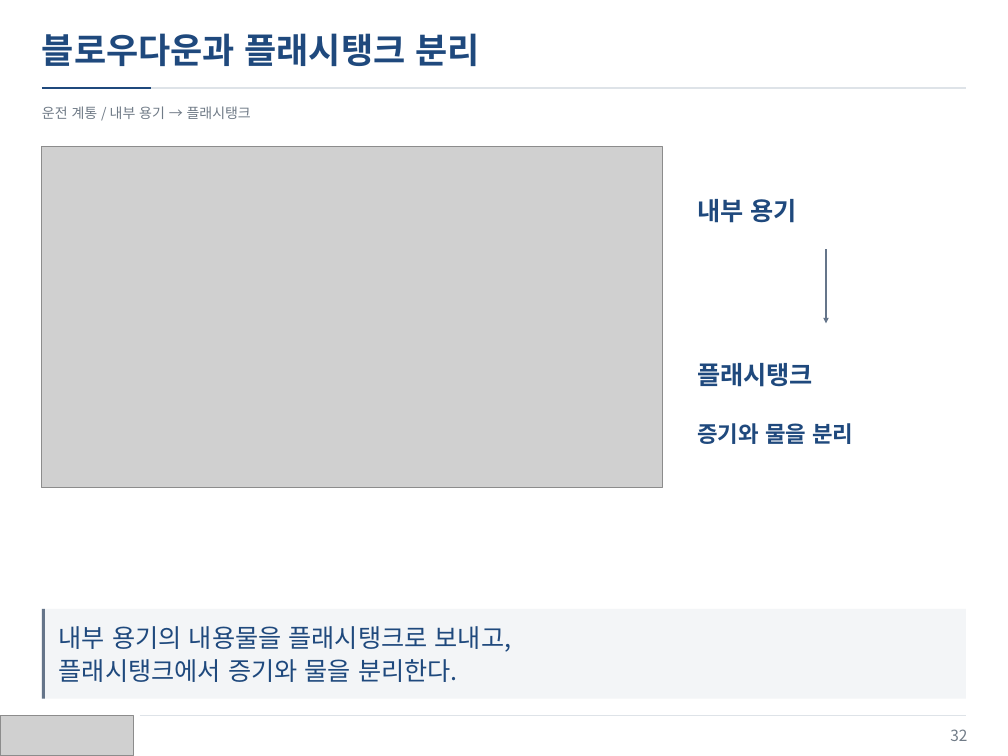
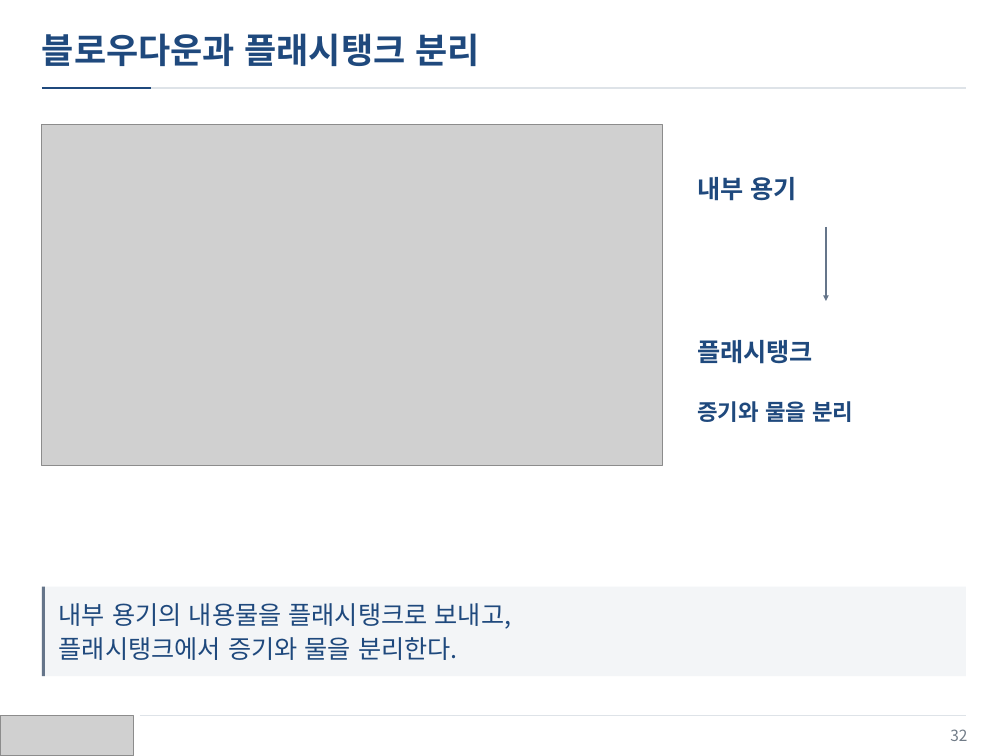
Before and after one commit to jskang5000-arch/my-PPT, a slide deck: slide 32 of KITECH_Boiler.pptx. Drawn at 1008x756 pixels with LibreOffice and Linux fonts; fonts in the diff are those of the drawing; grey boxes stand for pictures. Boxes give left, top, right and bottom in pixels: in the first picture for what was removed or moved away, otherwise in the second. Text is boxed around its words. In the diff, an @@ line names an element or a change of style, - is before the commit and + after.

Commit message:
Remove subtitles and refine spacing in 4:3 layout

```diff
--- a/KITECH_Boiler.pptx
+++ b/KITECH_Boiler.pptx
@@ text removed at (x1=42, y1=106, x2=251, y2=119) @@
-운전 계통 / 내부 용기 → 플래시탱크
@@ text "내부 용기" moved from (x1=697, y1=199, x2=797, y2=223) to (x1=697, y1=177, x2=797, y2=201) @@
@@ 2 texts, 2 rectangles, 1 picture, 1 arrow moved together from (x1=42, y1=147, x2=967, y2=699) to (x1=42, y1=125, x2=967, y2=676) @@
@@ text "내부 용기의 내용물을 플래시탱크로 보내고," moved from (x1=59, y1=626, x2=512, y2=682) to (x1=59, y1=603, x2=512, y2=660) @@
```
Also in this commit, not shown: 33 other slides changed.
